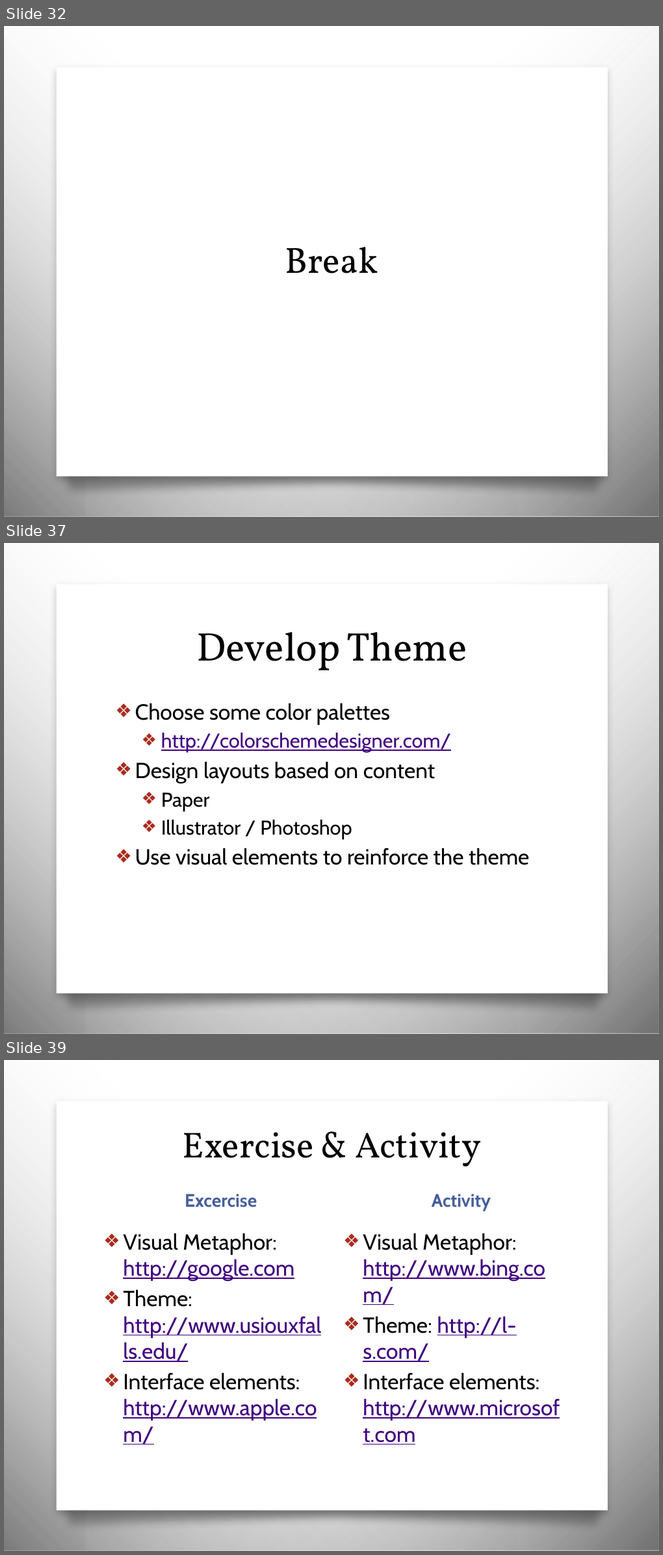
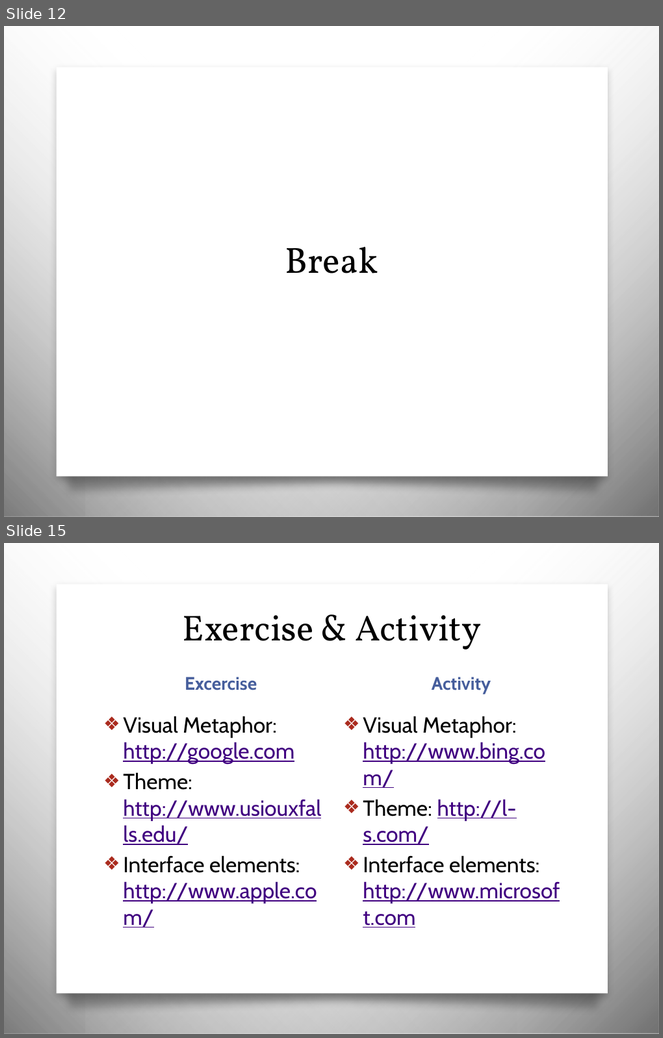
Before and after one commit to awayken/USF-ART329, a slide deck: slides/classthree/slides.pptx. Shown one above the other, each under a label of ours: slides 32, 37 and 39 before the commit, slides 12 and 15 after it; the slides between them are not shown. The pictures are 663x1555 and 663x1038 pixels, drawn with LibreOffice and Linux fonts; fonts in the diff are those of the drawing; background and template pictures are left out. Boxes give left, top, right and bottom in pixels: in the first picture for what was removed or moved away, otherwise in the second. Text is boxed around its words. In the diff, an @@ line names an element or a change of style, - is before the commit and + after.

```diff
--- a/slides/classthree/slides.pptx
+++ b/slides/classthree/slides.pptx
@@ slide 37 removed at [4, 543, 659, 1034], background picture (left out); not listed: 4 template elements that a slide beside it also shows @@
@@ title removed at [196, 632, 467, 670] @@
-Develop Theme
@@ text removed at [135, 703, 529, 865] @@
-❖ Choose some color palettes
-  ❖ http://colorschemedesigner.com/
-❖ Design layouts based on content
-  ❖ Paper
-  ❖ Illustrator / Photoshop
-❖ Use visual elements to reinforce the theme
@@ what was slide 32 is now slide 12 @@
@@ what was slide 39 is now slide 15 @@
```
Also in this commit, not shown: 6 slides changed, 1 slide added, 24 other slides removed.
